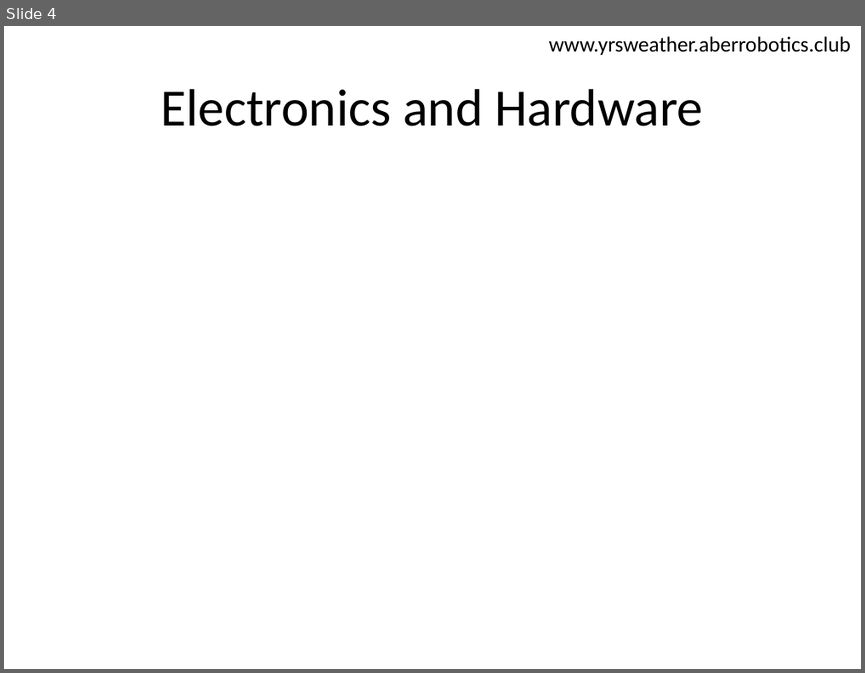
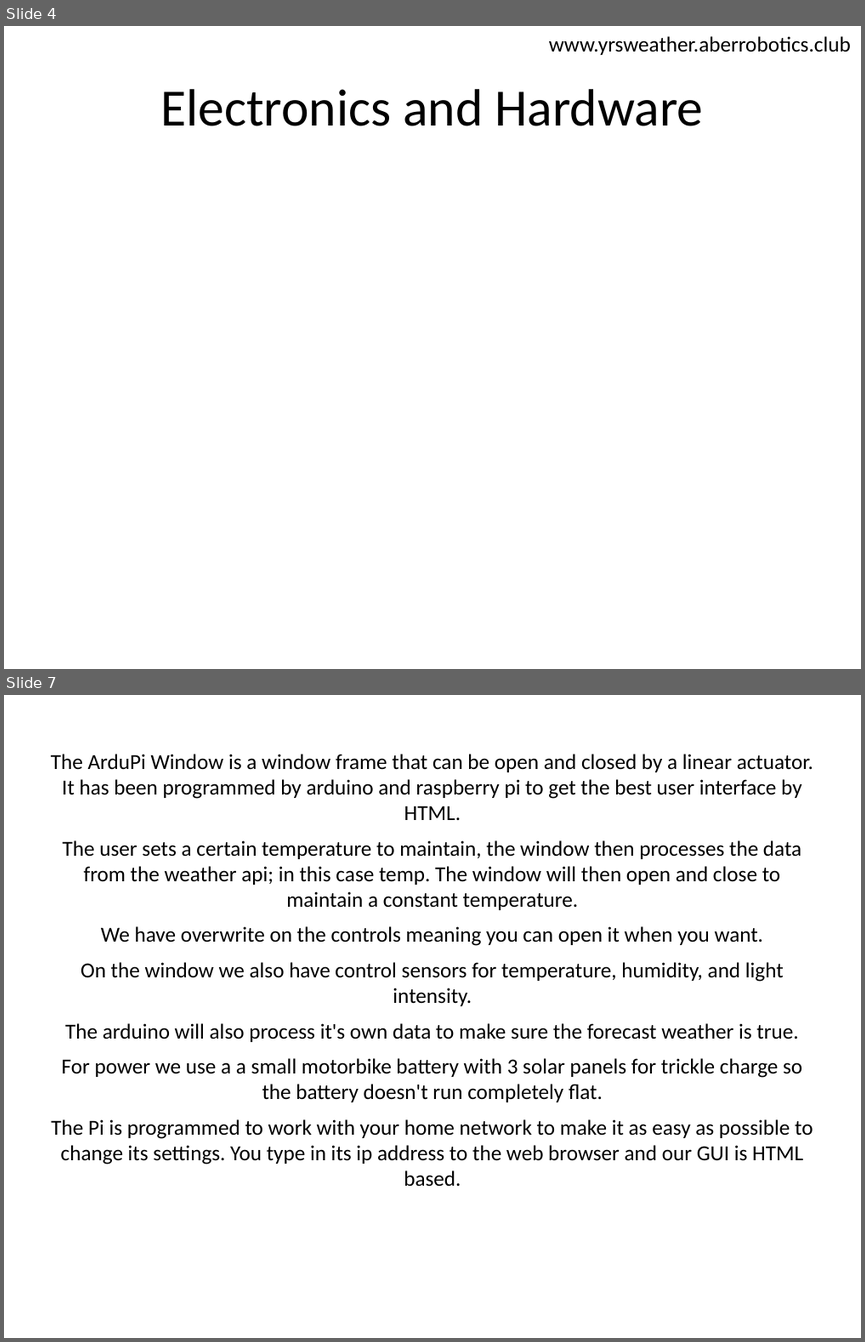
Before and after one commit to tomosfearn/YRSWeather, a slide deck: Presentation/weathersystem.ppt. Shown one above the other, each under a label of ours: slide 4 before the commit, slides 4 and 7 after it; the slides between them are not shown. The pictures are 865x673 and 865x1342 pixels, drawn with LibreOffice and Linux fonts; fonts in the diff are those of the drawing. Boxes give left, top, right and bottom in pixels: in the first picture for what was removed or moved away, otherwise in the second. Text is boxed around its words. In the diff, an @@ line names an element or a change of style, - is before the commit and + after.

```diff
--- a/Presentation/weathersystem.ppt
+++ b/Presentation/weathersystem.ppt
@@ slide 7 added at <box>4,695,861,1338</box>, background #FFFFFF @@
@@ text added at <box>51,754,813,1186</box>, 18 pt, text #000000 @@
+The ArduPi Window is a window frame that can be open and closed by a linear actuator. It has been programmed by arduino and raspberry pi to get the best user interface by HTML.
+The user sets a certain temperature to maintain, the window then processes the data from the weather api; in this case temp. The window will then open and close to maintain a constant temperature.
+We have overwrite on the controls meaning you can open it when you want.
+On the window we also have control sensors for temperature, humidity, and light intensity.
+The arduino will also process it's own data to make sure the forecast weather is true.
+For power we use a a small motorbike battery with 3 solar panels for trickle charge so the battery doesn't run completely flat.
+The Pi is programmed to work with your home network to make it as easy as possible to change its settings. You type in its ip address to the web browser and our GUI is HTML based.
```
Also in this commit, not shown: 2 slides changed.
